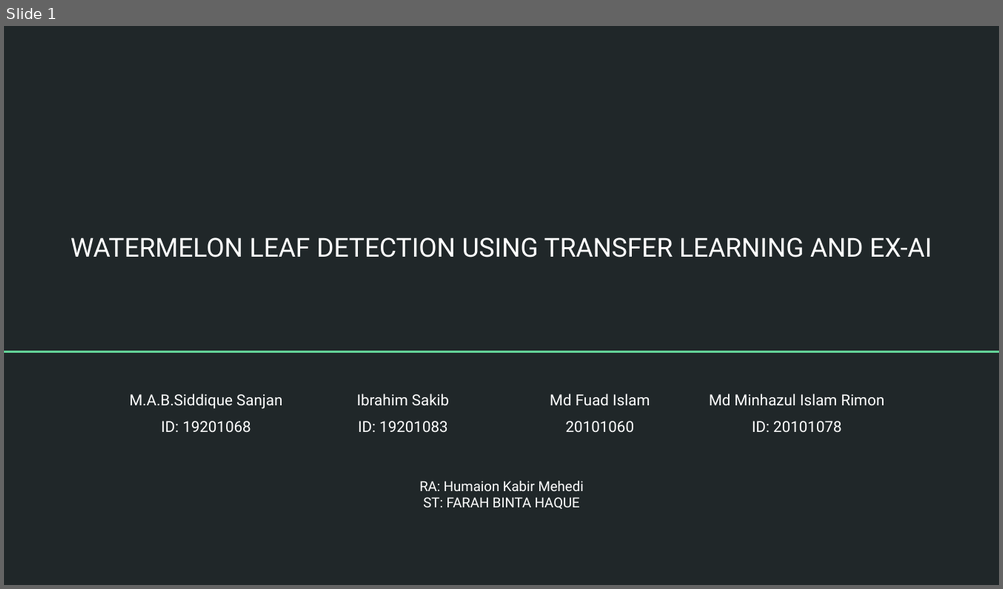
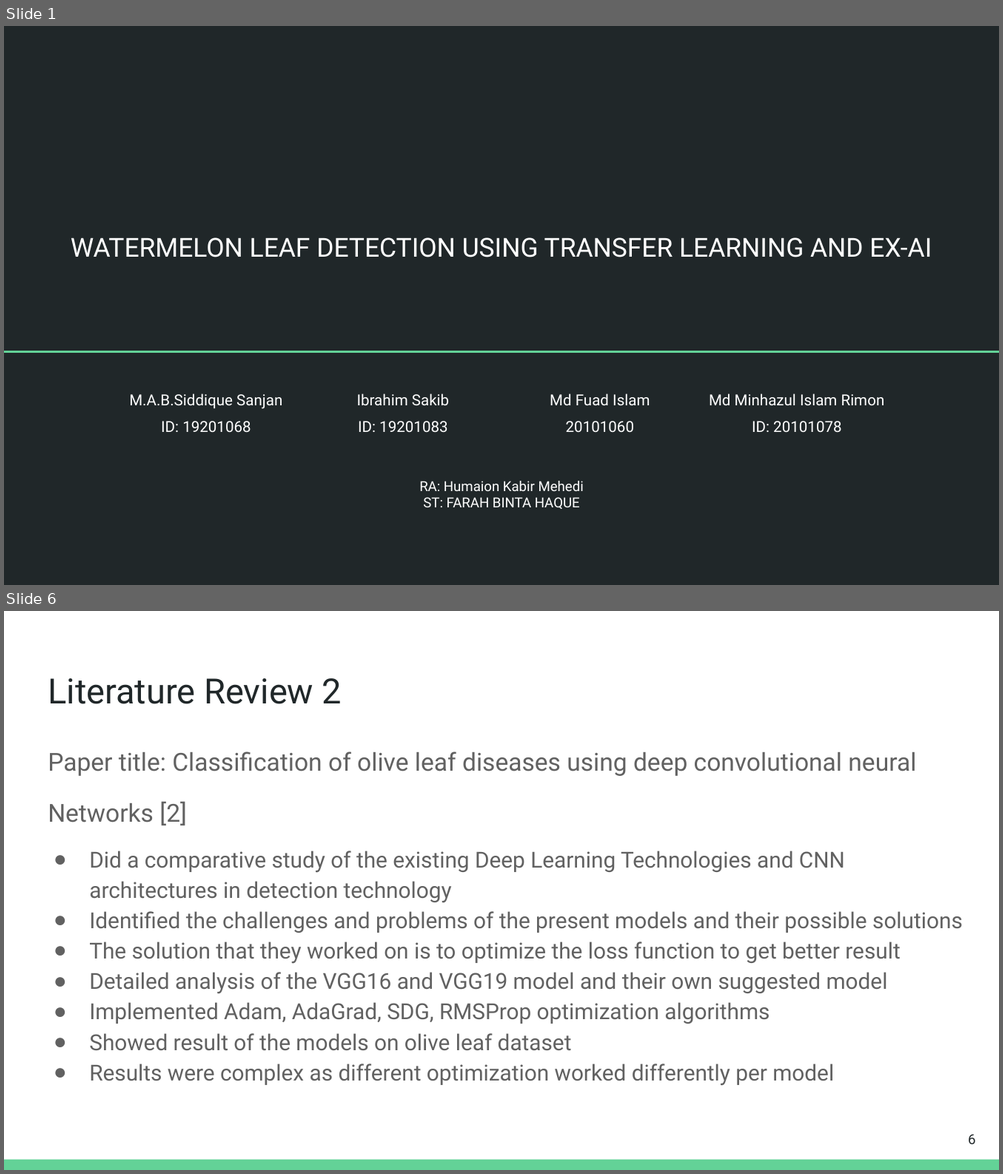
Before and after one commit to mdFuadIslam/cse438, a slide deck: Submission4/Slide.pptx. Shown one above the other, each under a label of ours: slide 1 before the commit, slides 1 and 6 after it; the slides between them are not shown. The pictures are 1003x589 and 1003x1174 pixels, drawn with LibreOffice and Linux fonts; fonts in the diff are those of the drawing. Boxes give left, top, right and bottom in pixels: in the first picture for what was removed or moved away, otherwise in the second. Text is boxed around its words. In the diff, an @@ line names an element or a change of style, - is before the commit and + after.

```diff
--- a/Submission4/Slide.pptx
+++ b/Submission4/Slide.pptx
@@ slide 6 added at box(4, 611, 999, 1170), background #FFFFFF @@
@@ title added at box(48, 678, 341, 704), 25.2 pt, text #202729 @@
+Literature Review 2
@@ text added at box(48, 752, 916, 826), 18 pt, text #616161 @@
+Paper title: Classification of olive leaf diseases using deep convolutional neural
+Networks [2]
@@ text added at box(89, 851, 962, 1086), 16 pt, text #616161 @@
+● Did a comparative study of the existing Deep Learning Technologies and CNN architectures in detection technology
+● Identified the challenges and problems of the present models and their possible solutions
+● The solution that they worked on is to optimize the loss function to get better result
+● Detailed analysis of the VGG16 and VGG19 model and their own suggested model
+● Implemented Adam, AdaGrad, SDG, RMSProp optimization algorithms
+● Showed result of the models on olive leaf dataset
+● Results were complex as different optimization worked differently per model
@@ page number added at box(967, 1134, 975, 1145), 10 pt, text #202729 @@
+6
@@ rectangle added at box(4, 1160, 999, 1170), fill #63D297 @@
```
Also in this commit, not shown: 4 slides changed, 9 other slides added, 2 slides removed, 4 other files.
